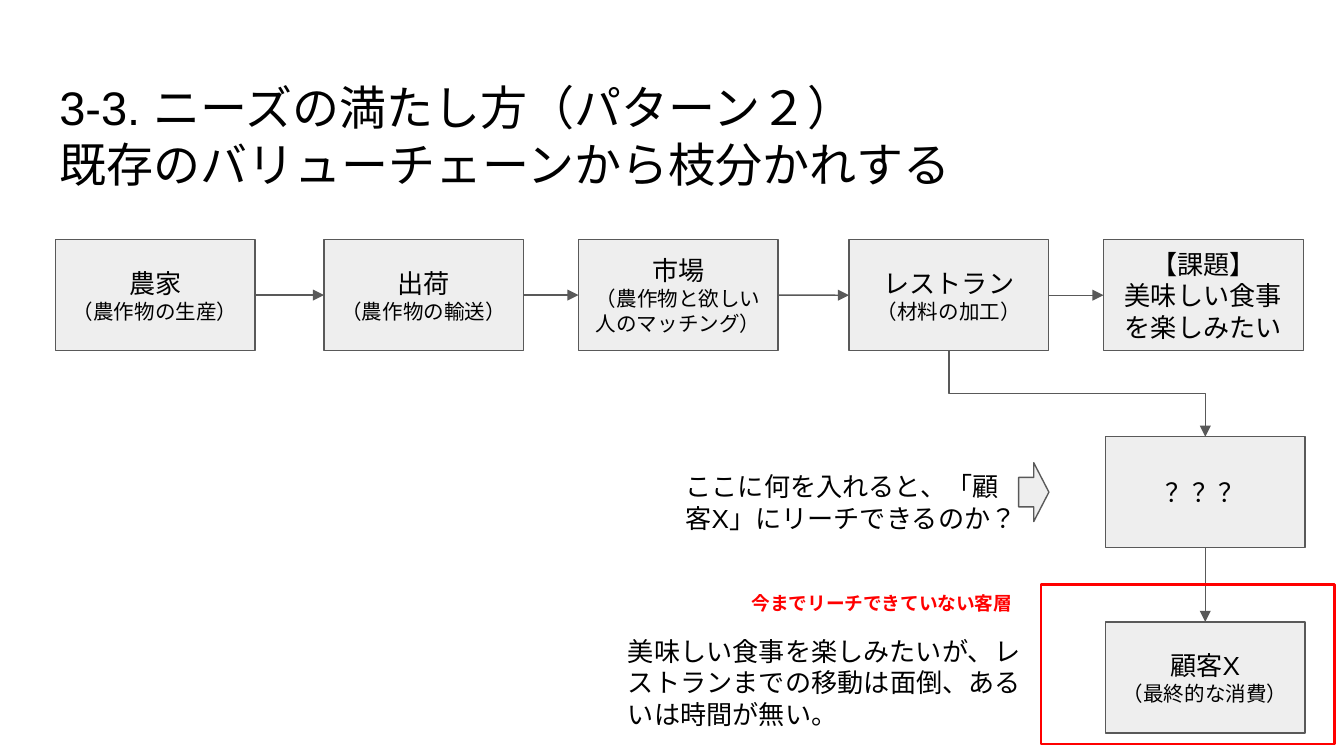
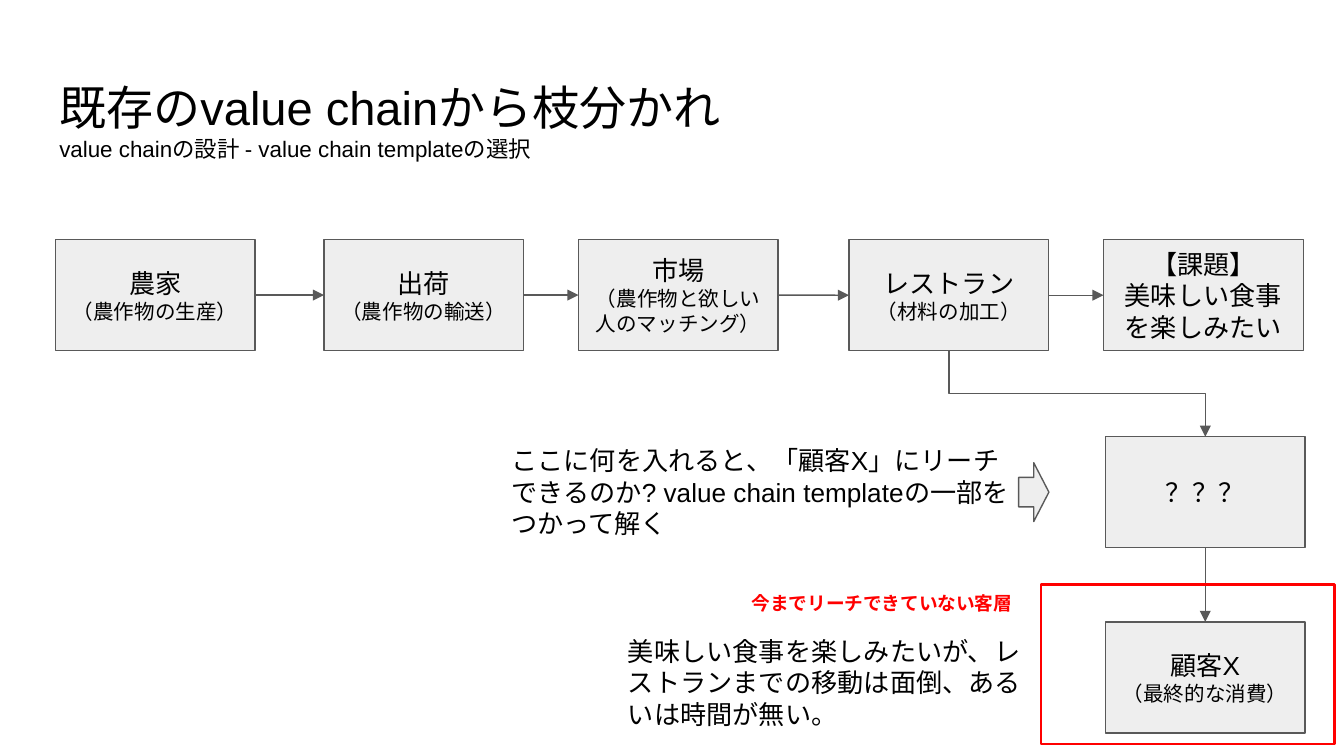
Before and after one commit to urashin/self-organized-value-chain, a slide deck: slide 6 of docs/base-idea/self-organizing-value-chain.pptx (slide 7 before the commit). Drawn at 1344x756 pixels with LibreOffice and Linux fonts; fonts in the diff are those of the drawing. Boxes give left, top, right and bottom in pixels: in the first picture for what was removed or moved away, otherwise in the second. Text is boxed around its words. In the diff, an @@ line names an element or a change of style, - is before the commit and + after.

```diff
--- a/docs/base-idea/self-organizing-value-chain.pptx
+++ b/docs/base-idea/self-organizing-value-chain.pptx
@@ title removed at (59,85,950,186) @@
-3-3. ニーズの満たし方（パターン２）
-既存のバリューチェーンから枝分かれする
@@ title added at (59,85,721,162), 12 pt, text #000000 @@
+既存のvalue chainから枝分かれ
+value chainの設計 - value chain templateの選択
@@ text at (511,448,999,504): text changed @@
-ここに何を入れると、「顧客X」にリーチできるのか？
+ここに何を入れると、「顧客X」にリーチできるのか? value chain templateの一部をつかって解く
```
Also in this commit, not shown: 3 other slides changed, 3 slides added, 6 slides removed, 1 other file.
